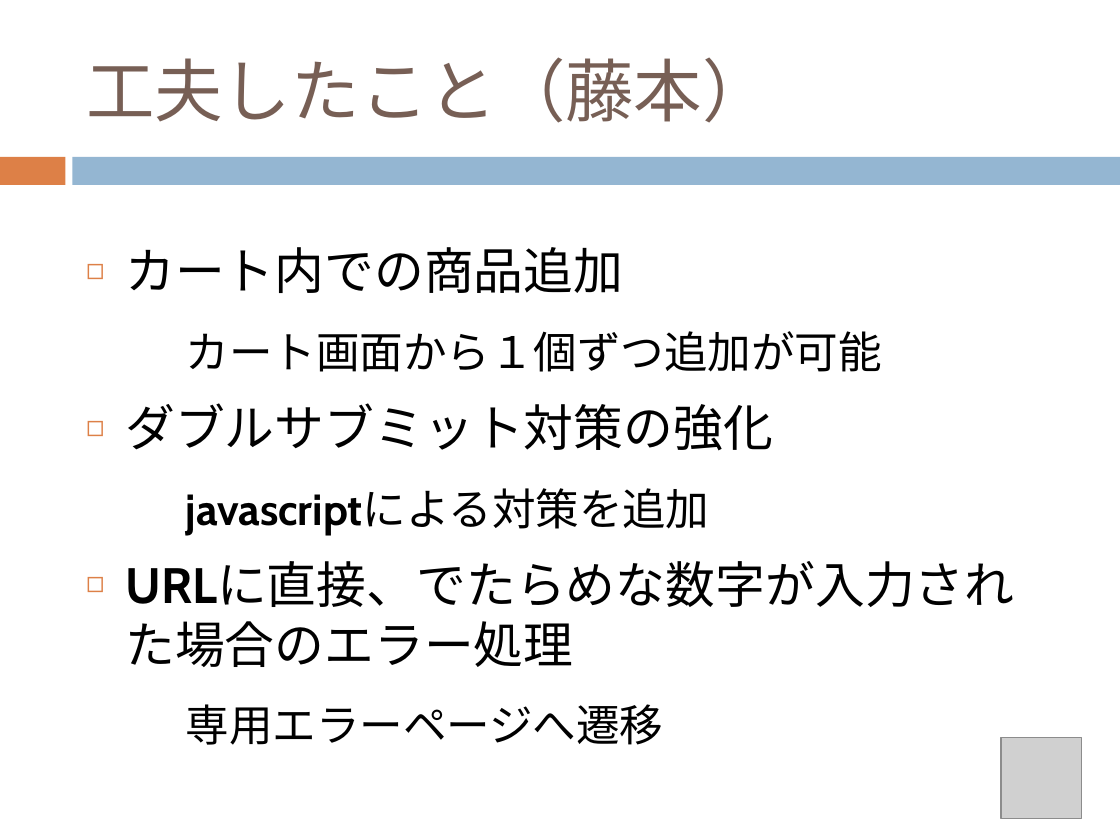
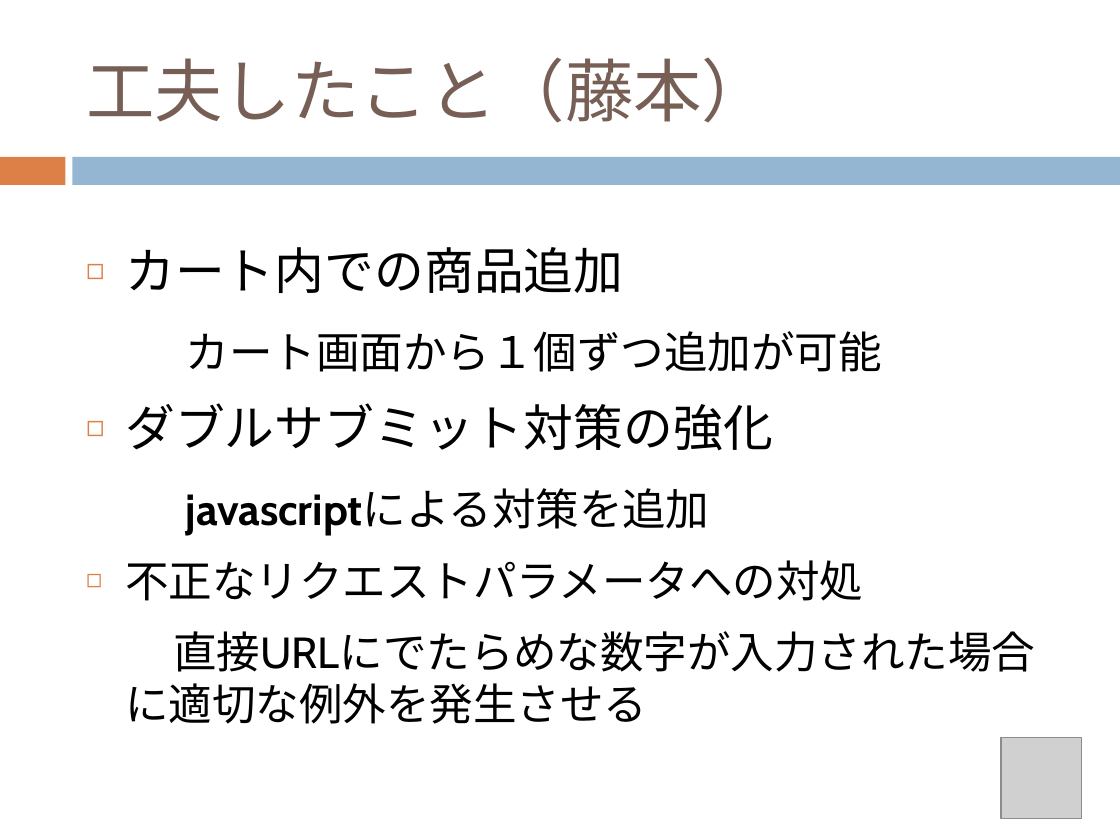
Before and after one commit to chocomegane/springC, a slide deck: slide 20 of document/ECサイト.pptx. Drawn at 1120x840 pixels with LibreOffice and Linux fonts; fonts in the diff are those of the drawing; grey boxes stand for pictures. Boxes give left, top, right and bottom in pixels: in the first picture for what was removed or moved away, otherwise in the second. Text is boxed around its words. In the diff, an @@ line names an element or a change of style, - is before the commit and + after.

```diff
--- a/document/ECサイト.pptx
+++ b/document/ECサイト.pptx
@@ text at (125, 560, 1035, 672): text changed; size 32 to 28 pt @@
-◻ URLに直接、でたらめな数字が入力された場合のエラー処理
-専用エラーページへ遷移
+◻ 不正なリクエストパラメータへの対処
+直接URLにでたらめな数字が入力された場合に適切な例外を発生させる
```
Also in this commit, not shown: 9 other slides changed, 1 slide added, 1 slide removed, 6 other files.
